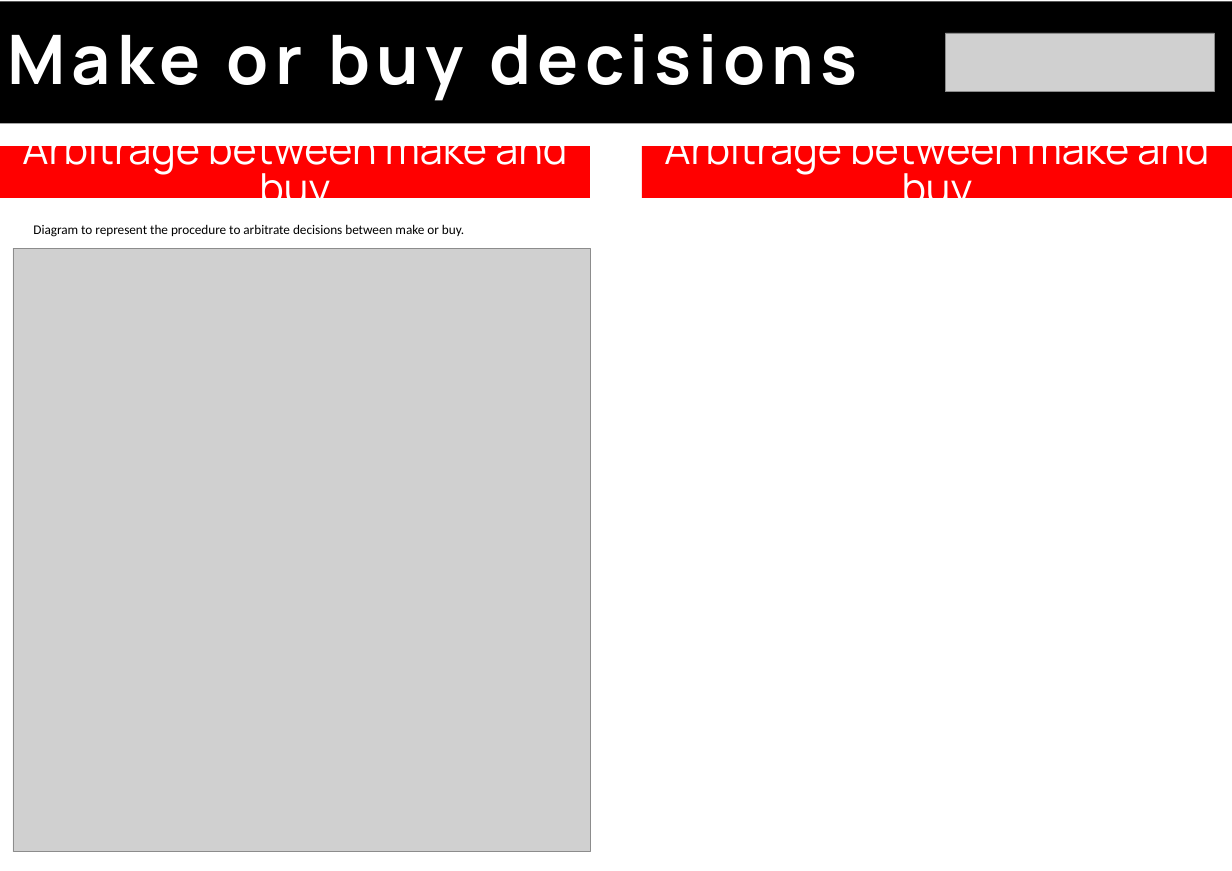
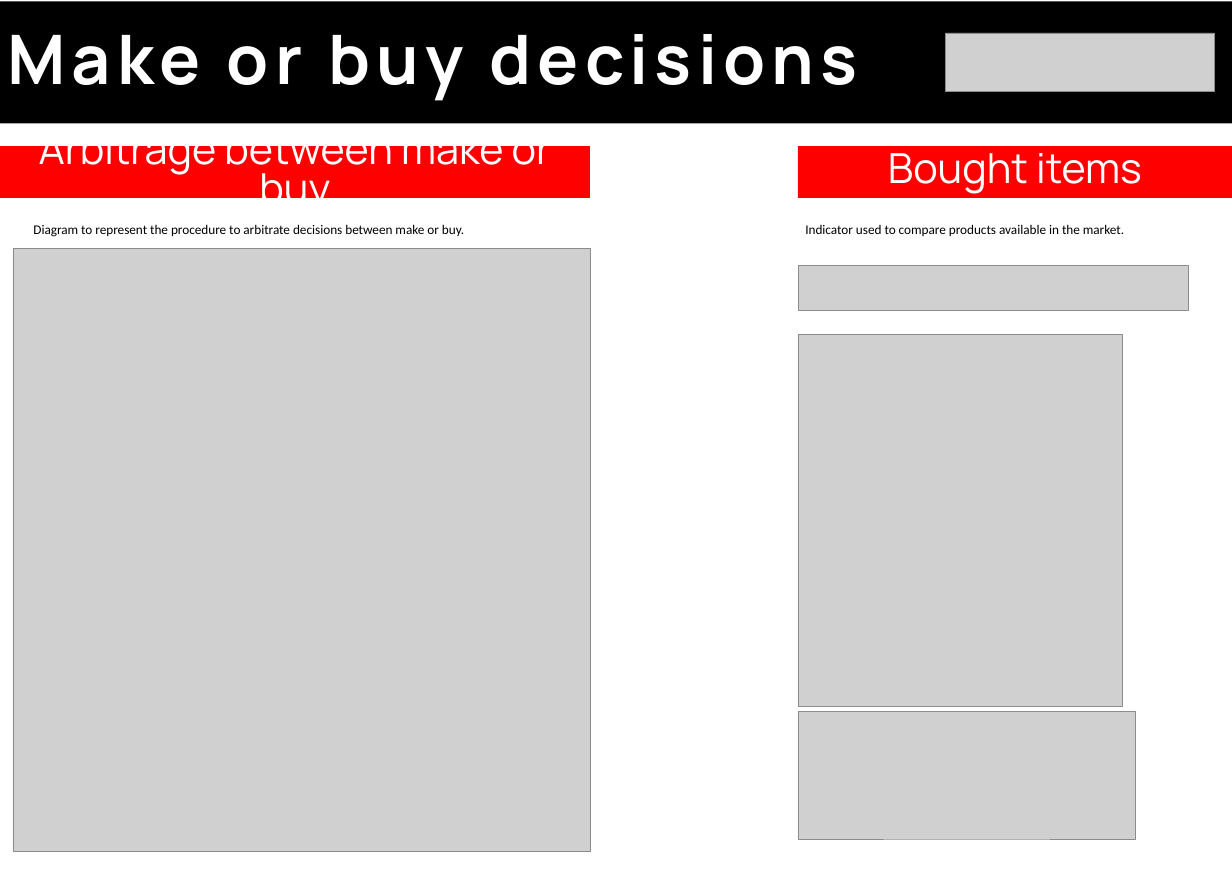
Before and after one commit to EOSCogniton/STUF2019, a slide deck: slide 1 of CR - Cost Report/Preparation oral/Make_or_buy_decisions.pptx. Drawn at 1232x871 pixels with LibreOffice and Linux fonts; fonts in the diff are those of the drawing; grey boxes stand for pictures. Boxes give left, top, right and bottom in pixels: in the first picture for what was removed or moved away, otherwise in the second. Text is boxed around its words. In the diff, an @@ line names an element or a change of style, - is before the commit and + after.

```diff
--- a/CR - Cost Report/Preparation oral/Make_or_buy_decisions.pptx
+++ b/CR - Cost Report/Preparation oral/Make_or_buy_decisions.pptx
@@ subtitle at [39,125,551,216]: text changed @@
-Arbitrage between make and buy
+Arbitrage between make or buy
@@ rectangle "Bought items": place and size @@
-rectangle "Bought items" at [642,146,1232,198]
+rectangle "Bought items" at [798,146,1232,198]
@@ text in rectangle at [888,145,1142,194]: text changed @@
-Arbitrage between make and buy
+Bought items
@@ text added at [805,224,1124,236], 12.7 pt, text #000000 @@
+Indicator used to compare products available in the market.
@@ picture added at [798,266,1189,311] @@
@@ picture added at [798,335,1122,707] @@
@@ picture added at [798,712,1136,839] @@
```
Also in this commit, not shown: 12 other files.
